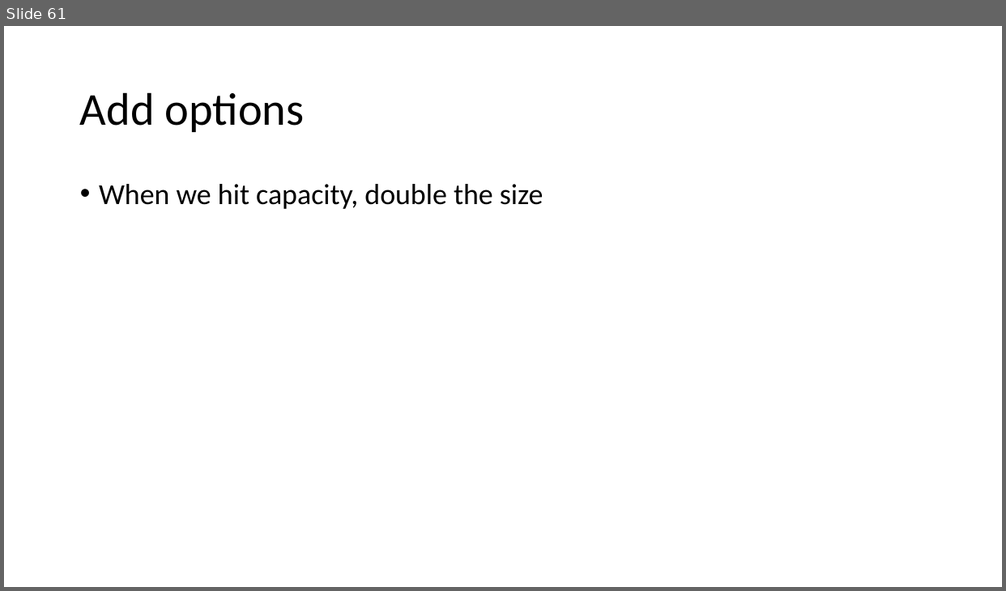
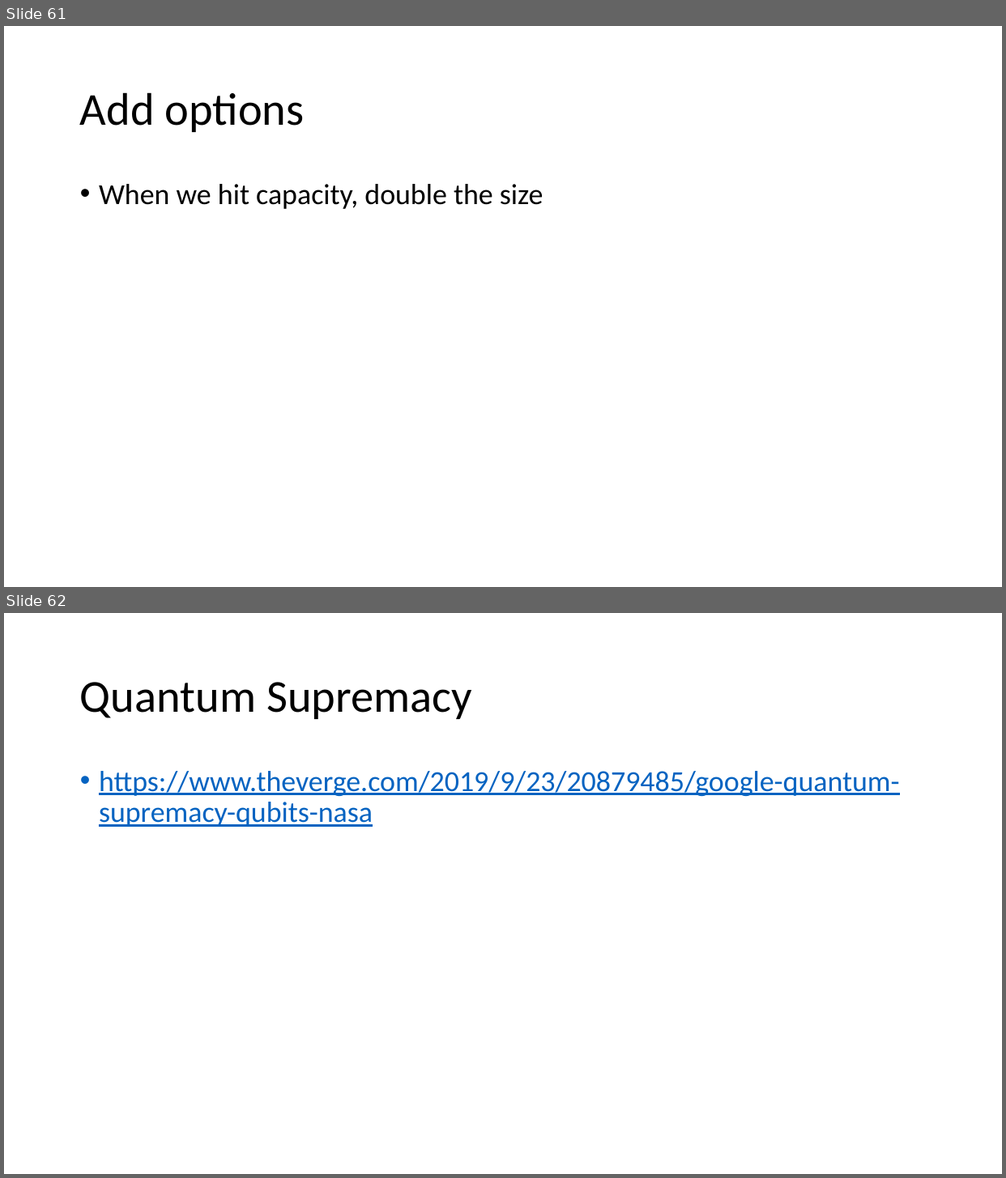
Before and after one commit to skalakm/232, a slide deck: notes.pptx. Shown one above the other, each under a label of ours: slide 61 before the commit, slides 61 and 62 after it. The pictures are 1006x591 and 1006x1178 pixels, drawn with LibreOffice and Linux fonts; fonts in the diff are those of the drawing. Boxes give left, top, right and bottom in pixels: in the first picture for what was removed or moved away, otherwise in the second. Text is boxed around its words. In the diff, an @@ line names an element or a change of style, - is before the commit and + after.

```diff
--- a/notes.pptx
+++ b/notes.pptx
@@ slide 62 added at (4,613,1002,1174), background #FFFFFF @@
@@ title added at (80,682,472,719), 44 pt, text #000000 @@
+Quantum Supremacy
@@ text added at (99,771,900,827), 28 pt, text #0563C1, underline @@
+• https://www.theverge.com/2019/9/23/20879485/google-quantum-supremacy-qubits-nasa
```
Also in this commit, not shown: 1 slide changed, 2 other slides added.
